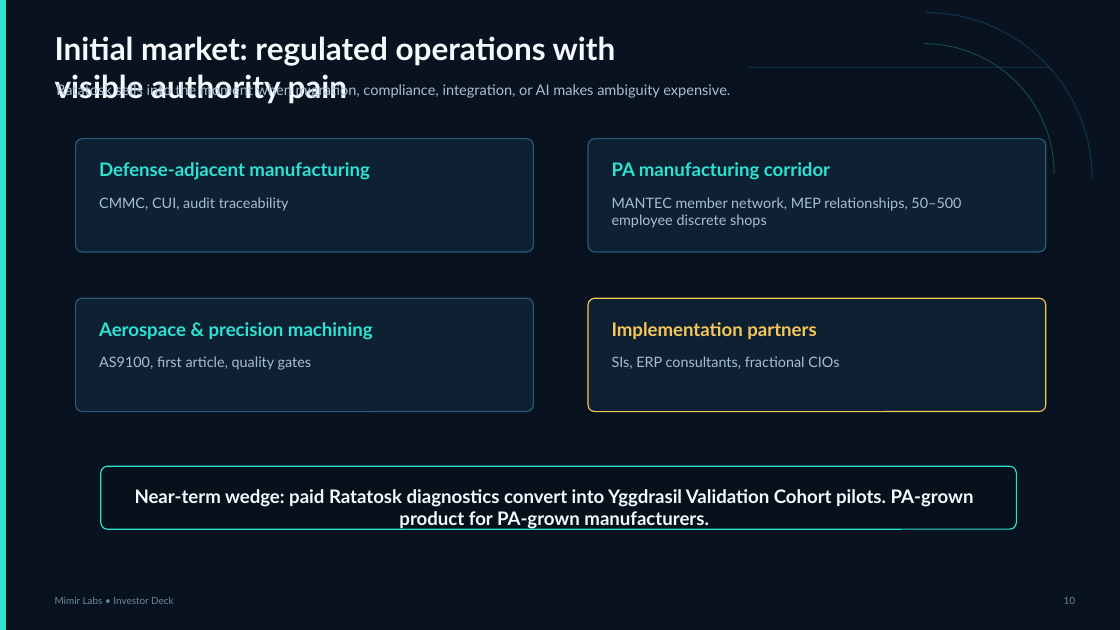
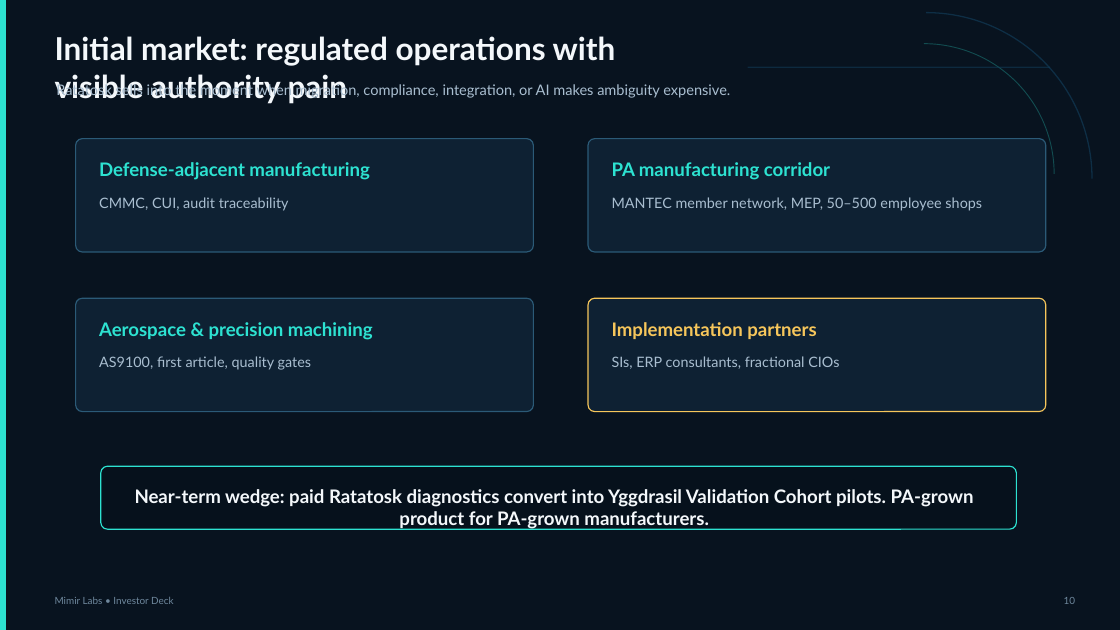
Before and after one commit to Mimir-Labs-LLC/docs, a slide deck: slide 10 of business/btfp/mimir_labs_investor_deck_rewrite_clean.pptx. Drawn at 1120x630 pixels with LibreOffice and Linux fonts; fonts in the diff are those of the drawing. Boxes give left, top, right and bottom in pixels: in the first picture for what was removed or moved away, otherwise in the second. Text is boxed around its words. In the diff, an @@ line names an element or a change of style, - is before the commit and + after.

```diff
--- a/business/btfp/mimir_labs_investor_deck_rewrite_clean.pptx
+++ b/business/btfp/mimir_labs_investor_deck_rewrite_clean.pptx
@@ text at box(612, 197, 982, 211): text changed @@
-MANTEC member network, MEP relationships, 50–500 employee discrete shops
+MANTEC member network, MEP, 50–500 employee shops
```
Also in this commit, not shown: 9 other slides changed.
